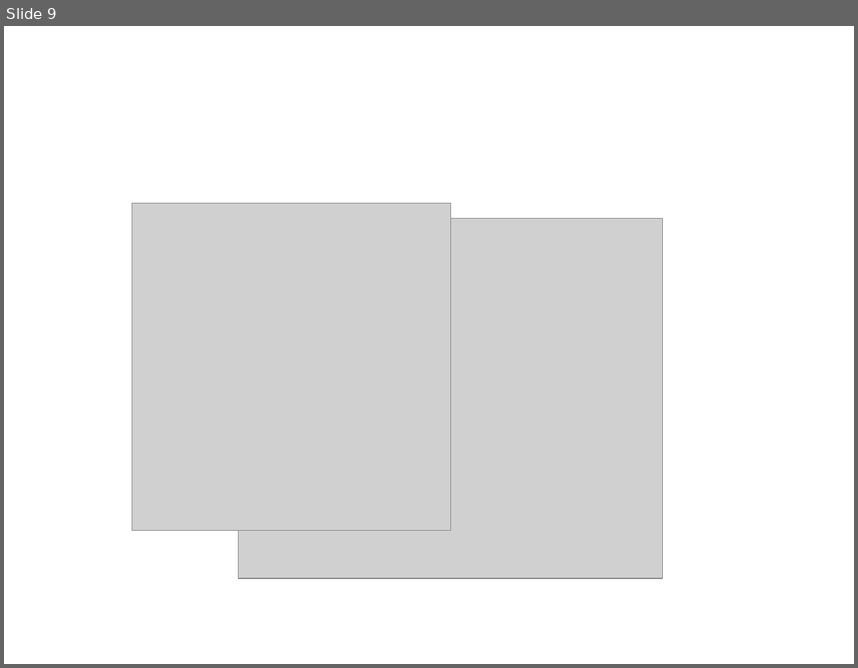
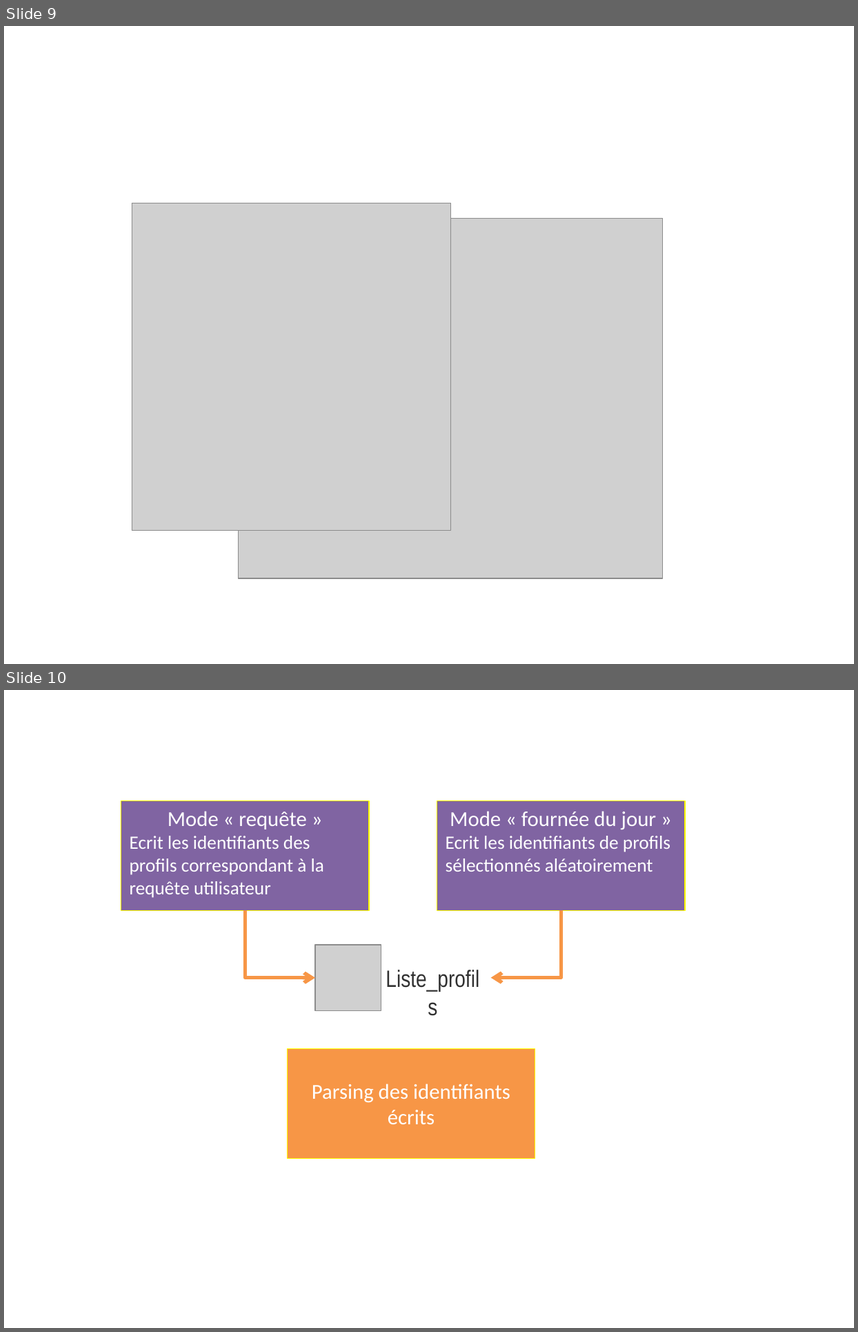
Before and after one commit to PierreDesmet/PierreDesmet.github.io, a slide deck: images/Images crées.pptx. Shown one above the other, each under a label of ours: slide 9 before the commit, slides 9 and 10 after it. The pictures are 858x668 and 858x1332 pixels, drawn with LibreOffice and Linux fonts; fonts in the diff are those of the drawing; grey boxes stand for pictures. Boxes give left, top, right and bottom in pixels: in the first picture for what was removed or moved away, otherwise in the second. Text is boxed around its words. In the diff, an @@ line names an element or a change of style, - is before the commit and + after.

```diff
--- a/images/Images crées.pptx
+++ b/images/Images crées.pptx
@@ slide 10 added at (4, 690, 854, 1328), background #FFFFFF @@
@@ rectangle added at (121, 800, 370, 910), fill #8064A2, outline #FFFF00 0.75 pt, 16 pt, text #FFFFFF @@
+Mode « requête »
+Ecrit les identifiants des profils correspondant à la requête utilisateur
@@ rectangle added at (437, 800, 685, 910), fill #8064A2, outline #FFFF00 0.75 pt, 16 pt, text #FFFFFF @@
+Mode « fournée du jour »
+Ecrit les identifiants de profils sélectionnés aléatoirement
@@ elbow arrow added from (245, 910) to (315, 977), #F79646 3 pt @@
@@ elbow arrow added from (561, 910) to (491, 977), #F79646 3 pt @@
@@ picture added at (315, 945, 381, 1010) @@
@@ text added at (386, 969, 479, 991), 20 pt, text #313131 @@
+Liste_profils
@@ rectangle added at (287, 1049, 535, 1159), fill #F79646, outline #FFFF00 0.75 pt, 18 pt, text #FFFFFF @@
+Parsing des identifiants écrits
```
Also in this commit, not shown: 1 slide changed, 29 other files.
